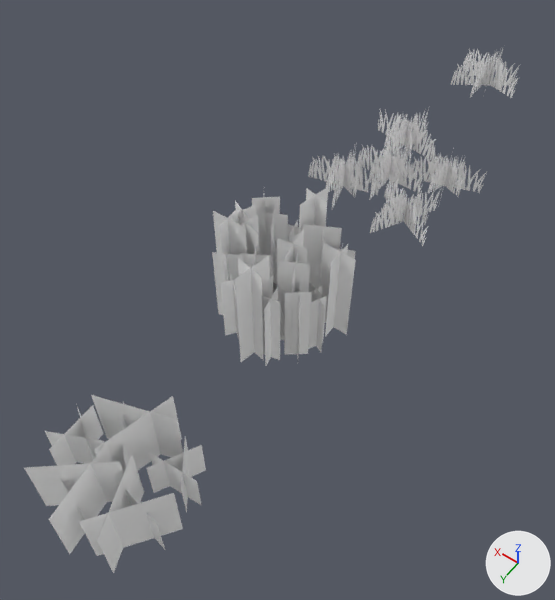
What one commit did to the FBX model Assets/Stylized Grass Shader/Models/SGS_Grass.fbx.
The view is the same before and after, from a camera (50 mm lens) standing at (-0.0349, 0.0501, 0.0805) and looking at (0.0015, -0.0009, 0.0005). Arrows for +X, +Y and +Z are at lower right; the lights stay in place. Objects named as collision shapes, trigger or cutter boxes, shadow casters or lower levels of detail are left out. Where no turn or scale is listed for an object, it has been applied to the vertices.

Objects in the first picture: 'GrassPatch_LOD0', 'GrassSingle_LOD0', 'GrassTall_LOD0', 'Wheat_LOD0'.
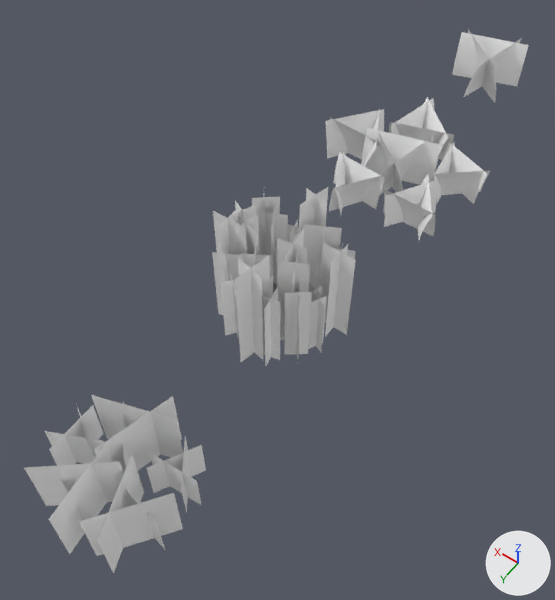
Boxes (x1, y1, x2, y2) around the edits, measured in the pictures (555 x 600 px):
'GrassPatch_LOD0', reshaped (8% narrower)
    before: (308, 109, 487, 246)
    after: (325, 97, 490, 241)
'GrassSingle_LOD0', reshaped
    before: (451, 49, 520, 98)
    after: (452, 29, 529, 103)
part 1 of me_mesh_001, rebuilt
    before: (464, 49, 519, 98)
    after: (452, 32, 529, 86)
part 2 of me_mesh_001, rebuilt (not visible before)
    after: (464, 38, 522, 97)
part 3 of me_mesh_001, rebuilt (59% narrower, 159% taller)
    before: (451, 58, 520, 86)
    after: (468, 29, 496, 103)
part 4 of me_mesh_001, deleted
    before: (470, 49, 503, 97)
part 5 of me_mesh_009, rebuilt
    before: (384, 179, 429, 246)
    after: (384, 180, 437, 227)
part 6 of me_mesh_009, rebuilt
    before: (370, 189, 441, 233)
    after: (418, 175, 432, 241)
part 7 of me_mesh_009, rebuilt
    before: (383, 194, 431, 225)
    after: (383, 189, 435, 237)
part 8 of me_mesh_009, rebuilt
    before: (407, 155, 487, 193)
    after: (441, 142, 487, 204)
part 9 of me_mesh_009, rebuilt
    before: (438, 148, 454, 207)
    after: (434, 142, 455, 203)
part 10 of me_mesh_009, rebuilt
    before: (308, 155, 382, 195)
    after: (333, 152, 385, 209)
part 11 of me_mesh_009, rebuilt
    before: (332, 143, 357, 207)
    after: (335, 152, 346, 214)
part 12 of me_mesh_009, rebuilt
    before: (385, 109, 429, 157)
    after: (391, 98, 434, 135)
part 13 of me_mesh_009, deleted
    before: (326, 110, 465, 200)
part 14 of me_mesh_009, built on
    before: (369, 146, 464, 197)
    after: (325, 97, 490, 211)

What changed in the scene script:
```text
Change me_mesh_009:
    remove me_mesh_009.from_pydata(...)  # 192 vertices, 76 faces; spans x -0.0113..0.0117, y -0.0135..0.0115, z 0.0..0.0056
    remove me_mesh_009.materials.append(mat_grassatlas)  # picture img_grassfield_png
    add me_mesh_009.from_pydata(...)  # 180 vertices, 144 faces; spans x -0.0119..0.0129, y -0.0133..0.0117, z -0.0001..0.0073
    me_mesh_009 part 5: the loose piece of 10 vertices spanning x -0.0097..0.0001, y 0.0038..0.0094, z 0.0..0.0056 is rebuilt with 10 vertices and now spans x -0.0076..-0.0023, y 0.0017..0.0092, z -0.0001..0.0054, in mat_stylizedgrassdemo (white #ffffff)
    me_mesh_009 part 6: the loose piece of 10 vertices spanning x -0.0076..-0.002, y 0.0017..0.0115, z 0.0..0.0056 is rebuilt with 10 vertices and now spans x -0.0094..-0.004, y 0.0014..0.0089, z -0.0001..0.0054, in mat_stylizedgrassdemo (white #ffffff)
    me_mesh_009 part 7: the loose piece of 10 vertices spanning x -0.0079..-0.0017, y 0.0053..0.0078, z 0.0..0.0056 is rebuilt with 10 vertices and now spans x -0.0097..-0.0014, y 0.0066..0.0079, z -0.0001..0.0054, in mat_stylizedgrassdemo (white #ffffff)
    me_mesh_009 part 8: the loose piece of 10 vertices spanning x -0.0113..-0.0006, y -0.0052..-0.0017, z 0.0..0.0056 is rebuilt with 10 vertices and now spans x -0.0118..-0.0038, y -0.0066..-0.0025, z -0.0001..0.0054, in mat_stylizedgrassdemo (white #ffffff)
    me_mesh_009 part 9: the loose piece of 10 vertices spanning x -0.0077..-0.0043, y -0.0088..0.0019, z 0.0..0.0056 is rebuilt with 10 vertices and now spans x -0.007..-0.0047, y -0.0073..0.001, z -0.0001..0.0054, in mat_stylizedgrassdemo (white #ffffff)
    me_mesh_009 part 10: the loose piece of 10 vertices spanning x 0.0008..0.0117, y 0.004..0.0068, z 0.0..0.0056 is rebuilt with 10 vertices and now spans x -0.0004..0.0079, y 0.0048..0.0068, z -0.0001..0.0054, in mat_stylizedgrassdemo (white #ffffff)
    me_mesh_009 part 11: the loose piece of 10 vertices spanning x 0.0048..0.0076, y 0.0..0.0109, z 0.0..0.0056 is rebuilt with 10 vertices and now spans x 0.003..0.0074, y 0.0038..0.0117, z -0.0001..0.0054, in mat_stylizedgrassdemo (white #ffffff)
    me_mesh_009 part 12: the loose piece of 10 vertices spanning x 0.0027..0.0041, y -0.0135..-0.0024, z 0.0..0.0056 is rebuilt with 10 vertices and now spans x 0.0012..0.0043, y -0.0133..-0.0035, z -0.0001..0.0064, in mat_stylizedgrassdemo (white #ffffff)
    me_mesh_009 part 13: 9 loose pieces with 84 vertices, spanning x -0.0071..0.0093, y -0.0103..0.0097, z 0.0..0.0056, are deleted
    me_mesh_009 part 14: 28 vertices removed from x -0.0091..0.0041, y -0.0046..0.0028, z 0.0..0.0056; 100 vertices added at x -0.0119..0.0129, y -0.0129..0.0116, z -0.0001..0.0073
    add me_mesh_009.materials.append(mat_stylizedgrassdemo)  # white #ffffff
Change me_mesh_001:
    remove me_mesh_001.from_pydata(...)  # 38 vertices, 15 faces; spans x -0.00561..0.00526, y -0.00562..0.00563, z 0.0..0.00563
    remove me_mesh_001.materials.append(mat_grassatlas)  # picture img_grassfield_png
    add me_mesh_001.from_pydata(...)  # 30 vertices, 24 faces; spans x -0.00463..0.00634, y -0.00495..0.00612, z -0.00007..0.00729
    me_mesh_001 part 1: the loose piece of 10 vertices spanning x -0.00561..0.00526, y -0.00139..0.00151, z 0.0..0.00562 is rebuilt with 10 vertices and now spans x -0.00463..0.00634, y -0.00314..0.00123, z -0.00007..0.00729, in mat_stylizedgrassdemo (white #ffffff)
    me_mesh_001 part 2: the loose piece of 10 vertices spanning x -0.00154..0.00134, y -0.00416..0.00464, z 0.0..0.00563 is rebuilt with 10 vertices and now spans x -0.00256..0.0014, y -0.00495..0.00612, z -0.00007..0.00724, in mat_stylizedgrassdemo (white #ffffff)
    me_mesh_001 part 3: the loose piece of 10 vertices spanning x -0.00431..0.00478, y -0.00211..0.0041, z 0.0..0.00563 is rebuilt with 10 vertices and now spans x -0.00359..0.0059, y -0.00251..0.00548, z -0.00007..0.00723, in mat_stylizedgrassdemo (white #ffffff)
    me_mesh_001 part 4: the loose piece of 8 vertices spanning x 0.00037, y -0.00562..0.00563, z 0.0..0.00563 is deleted
    add me_mesh_001.materials.append(mat_stylizedgrassdemo)  # white #ffffff
```
